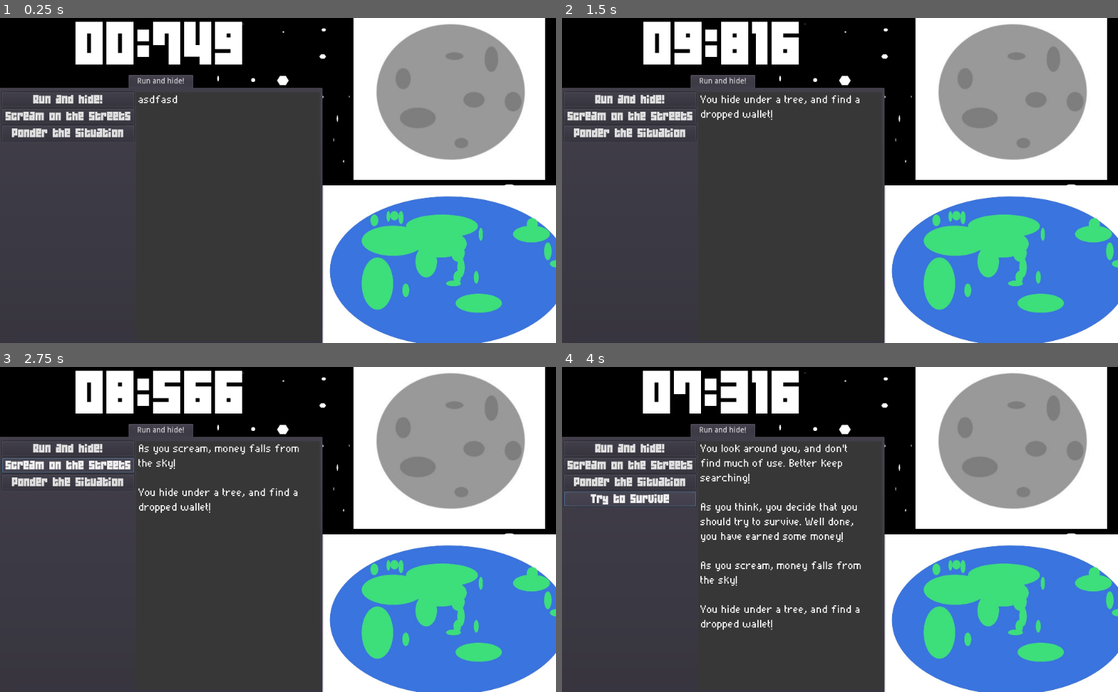
Above: before the commit, frames 1-4 (two rows, left to right).
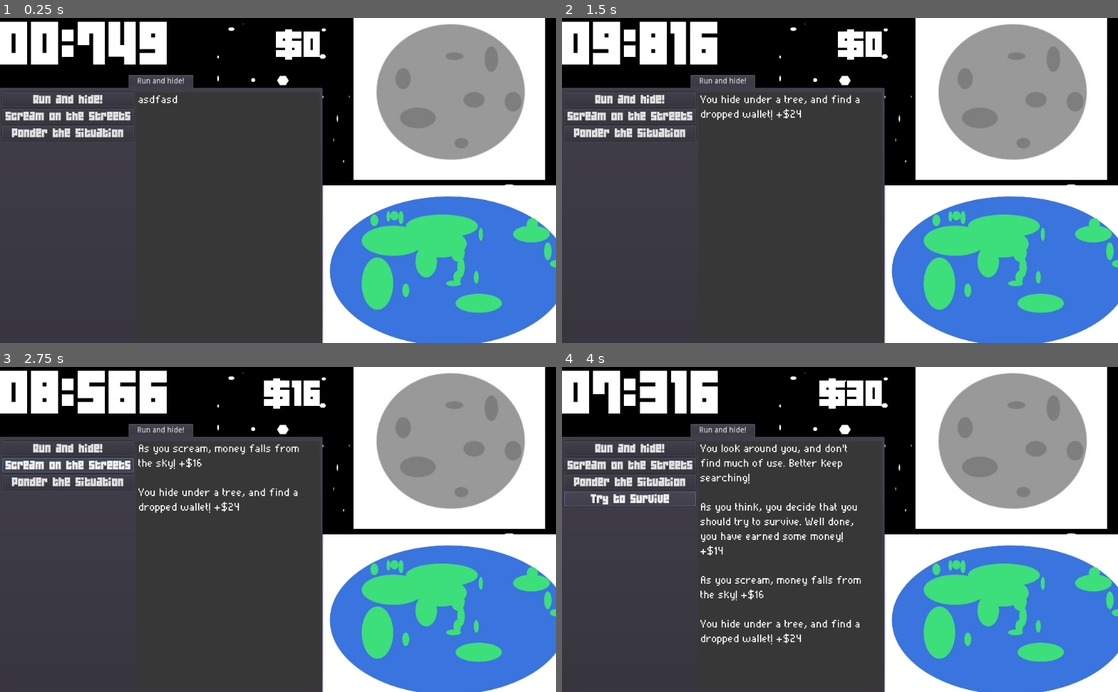
Above: after the commit, the same moments.

Repository: AngelOnFira/ludum-50
Game: Godot game, scene res://Main.tscn
Two runs of this game, one before a commit and one after it. Both use one fixed random seed, a clock stepped at 60 frames per second and the inputs below.
Inputs:
- Up to frame 1 (0.25 s): no input
- Up to frame 2 (1.5 s): click "Run and hide!" at 0.5 s; click "Continue" at 1.25 s
- Up to frame 3 (2.75 s): click "Scream on the streets" at 2 s
- Up to frame 4 (4 s): click "Ponder the situation" at 2.75 s; click "Try to survive" at 3.5 s

The runs differ from the first frame. In frame 1, 4.5% of the frame differs, in the area x 0-58%, y 1-15%; in frame 2, 4.3%; in frame 3, 4.5%; in frame 4, 5.9%, in the area x 0-58%, y 1-86%.

Commit message:
Money and time

Diff:
--- /dev/null
+++ b/Assets/Fonts/MoneyFont.tres
@@ -0,0 +1,7 @@
+[gd_resource type="DynamicFont" load_steps=2 format=2]
+
+[ext_resource path="res://Assets/Fonts/04b/04B_19__.TTF" type="DynamicFontData" id=1]
+
+[resource]
+size = 60
+font_data = ExtResource( 1 )
--- a/Blackboard.gd
+++ b/Blackboard.gd
@@ -2,6 +2,8 @@
 
 
 var money: int = 0
+
+var timer = 1000 * 1 # 10 seconds
 
 # Survive story
 var try_to_survive_story_index = 0
@@ -41,6 +43,15 @@
 func reset_game():
 	try_to_survive_story_index = 0
 
+	# Reset the time
+	timer = 1000 * 10
+
+	# Reset money
+	money = 0
+
+	# TODO animate money/time resetting
+
 
 # Signals
 signal show_tab(tab)
+signal show_story(text)
--- a/Main.gd
+++ b/Main.gd
@@ -20,13 +20,13 @@
 # -
 #
 
+var story_index = 0
 var story = [
 	"Hmm, it seems that the world has ended. How about we give it another try?",
+	"It ended again? Well, I guess we'll have to start over.",
+	"Ok, let's try again. I'll give you a hint: the world is ending.",
+	"I'm sure you'll be able to figure it out. That last hint wasn't super helpful. Aren't you trying to find a way to survive?",
 ]
-
-var timer = 1000 * 1 # 10 seconds
-
-var money: float = 0.0
 
 var levels = [
 	0, # Laptop updates
@@ -45,6 +45,7 @@
 
 	# Attach signals
 	blackboard.connect("show_tab", self, "show_tab")
+	blackboard.connect("show_story", self, "show_story")
 
 
 # Called every frame. 'delta' is the elapsed time since the previous frame.
@@ -54,15 +55,15 @@
 	var laptop_per_second_per_level = 0.5
 	gain += 0.5 * delta * levels[0]
 
-	money += gain
+	blackboard.money += gain
+	var amount = int(blackboard.money)
 
-	var amount = int(money)
 
 	# Subtract time
-	timer -= 1000 * delta
+	blackboard.timer -= 1000 * delta
 
-	var seconds = int(timer / 1000)
-	var milliseconds = int(int(timer) % 1000)
+	var seconds = int(blackboard.timer / 1000)
+	var milliseconds = int(int(blackboard.timer) % 1000)
 
 	# Create time label
 	var time_left = "%0*d:%0*d" % [
@@ -72,23 +73,21 @@
 		milliseconds,
 	]
 
-	$LeftSide/LeftSidePanel/Timer.text = time_left
-	# $"LeftSide/LeftSidePanel/TabContainer/Run and hide!/LeftPanel/Money".text = str(amount)
+	$LeftSide/LeftSidePanel/CurrencyBox/Timer.text = time_left
+	$LeftSide/LeftSidePanel/CurrencyBox/Money.text = "$" + str(amount)
 
 	# If time runs out, reset the timer to 10 seconds
-	if timer <= 0:
-		timer = 1000 * 10
-		$LeftSide/LeftSidePanel/Timer.text = "10:000"
-		# $"LeftSide/LeftSidePanel/TabContainer/Run and
-		# hide!/LeftPanel/Money".text = "0"
+	if blackboard.timer <= 0:
 
 		# Run the reset function in blackboard
+		blackboard.reset_game()
 
-		# Show the StoryPanel
-		$StoryPanel.visible = true
+		# Show story if there is anything new
+		if story_index < len(story):
+			blackboard.emit_signal("show_story", story[story_index])
+			story_index += 1
 
-		# Pause the game
-		get_tree().paused = true
+		$LeftSide/LeftSidePanel/CurrencyBox/Timer.text = "00:000"
 
 
 
@@ -103,8 +102,20 @@
 	# Start the game again
 	get_tree().paused = false
 
-	print("resumed~!")
+	$LeftSide/LeftSidePanel/CurrencyBox/Timer.text = "10:000"
+
 
 
 func show_tab(tab: int):
 	tab_container.set_tab_hidden(tab, false)
+
+
+func show_story(story_text: String):
+	# Change the text
+	$StoryPanel/RichTextLabel.text = story_text
+
+	# Show the StoryPanel
+	$StoryPanel.visible = true
+
+	# Pause the game
+	get_tree().paused = true
--- a/Main.tscn
+++ b/Main.tscn
@@ -9,6 +9,7 @@
 [ext_resource path="res://Assets/Fonts/Products.tres" type="DynamicFont" id=7]
 [ext_resource path="res://RunAndHide.gd" type="Script" id=8]
 [ext_resource path="res://Assets/Fonts/Log.tres" type="DynamicFont" id=9]
+[ext_resource path="res://Assets/Fonts/MoneyFont.tres" type="DynamicFont" id=10]
 
 [node name="Main" type="Control"]
 anchor_right = 1.0
@@ -38,12 +39,26 @@
 anchor_right = 1.0
 anchor_bottom = 1.0
 
-[node name="Timer" type="Label" parent="LeftSide/LeftSidePanel"]
+[node name="CurrencyBox" type="HBoxContainer" parent="LeftSide/LeftSidePanel"]
 margin_right = 593.0
+margin_bottom = 101.0
+
+[node name="Timer" type="Label" parent="LeftSide/LeftSidePanel/CurrencyBox"]
+margin_right = 293.0
 margin_bottom = 101.0
 custom_fonts/font = ExtResource( 6 )
 text = "10:000"
-align = 1
+
+[node name="Money" type="Label" parent="LeftSide/LeftSidePanel/CurrencyBox"]
+margin_left = 297.0
+margin_top = 20.0
+margin_right = 593.0
+margin_bottom = 81.0
+size_flags_horizontal = 3
+custom_fonts/font = ExtResource( 10 )
+text = "$6969"
+align = 2
+valign = 1
 
 [node name="TabContainer" type="TabContainer" parent="LeftSide/LeftSidePanel"]
 margin_top = 105.0
--- a/RunAndHide.gd
+++ b/RunAndHide.gd
@@ -27,10 +27,13 @@
 
 func _on_Hide_pressed(extra_arg_0:int):
 	# Add a random amount of money
-	blackboard.money += randi() % 40 + 10
+	var money_found = randi() % 40 + 10
+	blackboard.money += money_found
+
+	var money_found_string = " +$" + str(money_found) + ""
 
 	# Add the log entry
-	log_text.insert(0, hide_story[extra_arg_0 - 1])
+	log_text.insert(0, hide_story[extra_arg_0 - 1] + money_found_string)
 
 	# If they pondered, add the survive button
 	if extra_arg_0 == 3:
Not shown: 1 places in Main.tscn that only renumber resources
